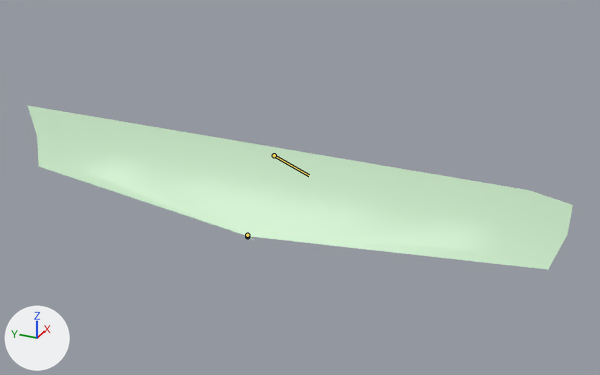
Before and after pictures for a commit that changed the FBX model Gremlins/Assets/Animations/Sails1.fbx.
Camera for both pictures: a 50 mm lens placed at (2.487, -0.455, 7.381), pointed at (3.993, 0.223, 6.628). Lighting does not change. The marker at lower left points along +X, +Y and +Z. Both versions are drawn at frame 51 of the action 'Take 001'; the numbers are the values there. The bones that bend it are drawn over the model as lines.

The first picture shows 'SailsModel1'.
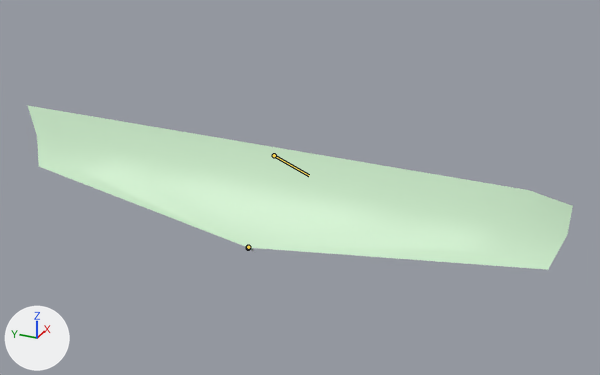
Patch to the scene script:
```diff
--- a/Gremlins/Assets/Animations/Sails1.fbx.py
+++ b/Gremlins/Assets/Animations/Sails1.fbx.py
@@ bone_joint2 @@
 bone_joint2 = bpy.data.objects['Rigs'].pose.bones['joint2']  # child of 'Sails1joint'
-bone_joint2.location = (-5.3, -1.4, 0.0)
+bone_joint2.location = (-2.7, -0.7, 0.0)
@@ bone_joint3 @@
 bone_joint3 = bpy.data.objects['Rigs'].pose.bones['joint3']  # child of 'joint2'
-bone_joint3.location = (-4.6, -5.1, 0.0)
-bone_joint3.rotation_quaternion = (0.823, 0.0, 0.0, -0.568)  # degrees (0, 0, -69)
+bone_joint3.location = (-1.1, -5.6, 0.0)
+bone_joint3.rotation_quaternion = (0.884, 0.0, 0.0, -0.321)  # degrees (0, 0, -40)
@@ bone_joint4 @@
 bone_joint4 = bpy.data.objects['Rigs'].pose.bones['joint4']  # child of 'joint3'
-bone_joint4.location = (-14.0, -9.8, 0.0)
-bone_joint4.rotation_quaternion = (0.788, 0.0, 0.0, -0.616)  # degrees (0, 0, -76)
+bone_joint4.location = (-5.8, -5.5, 0.0)
+bone_joint4.rotation_quaternion = (0.894, 0.0, 0.0, -0.308)  # degrees (0, 0, -38)
```

Pixel boxes [x1, y1, x2, y2] of what changed, in the pictures (600 x 375 px):
'SailsModel1', posed: [27, 105, 573, 270] in both
bone 'joint2', root to tip: before (247, 235) to (248, 235); after (248, 247) to (248, 246)
bone 'joint3', root to tip: before (247, 236) to (247, 237); after (248, 248) to (247, 249)
bone 'joint4', root to tip: before (247, 236) to (248, 235); after (248, 247) to (248, 248)
